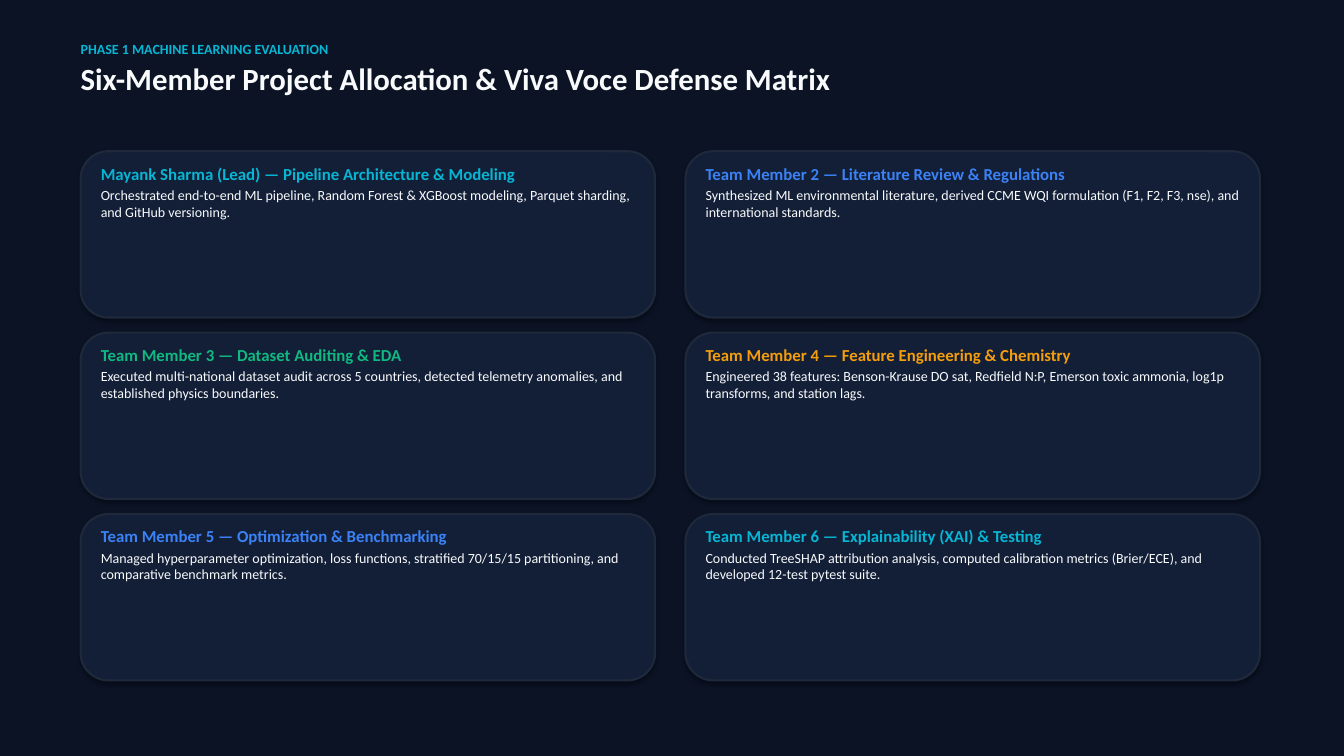
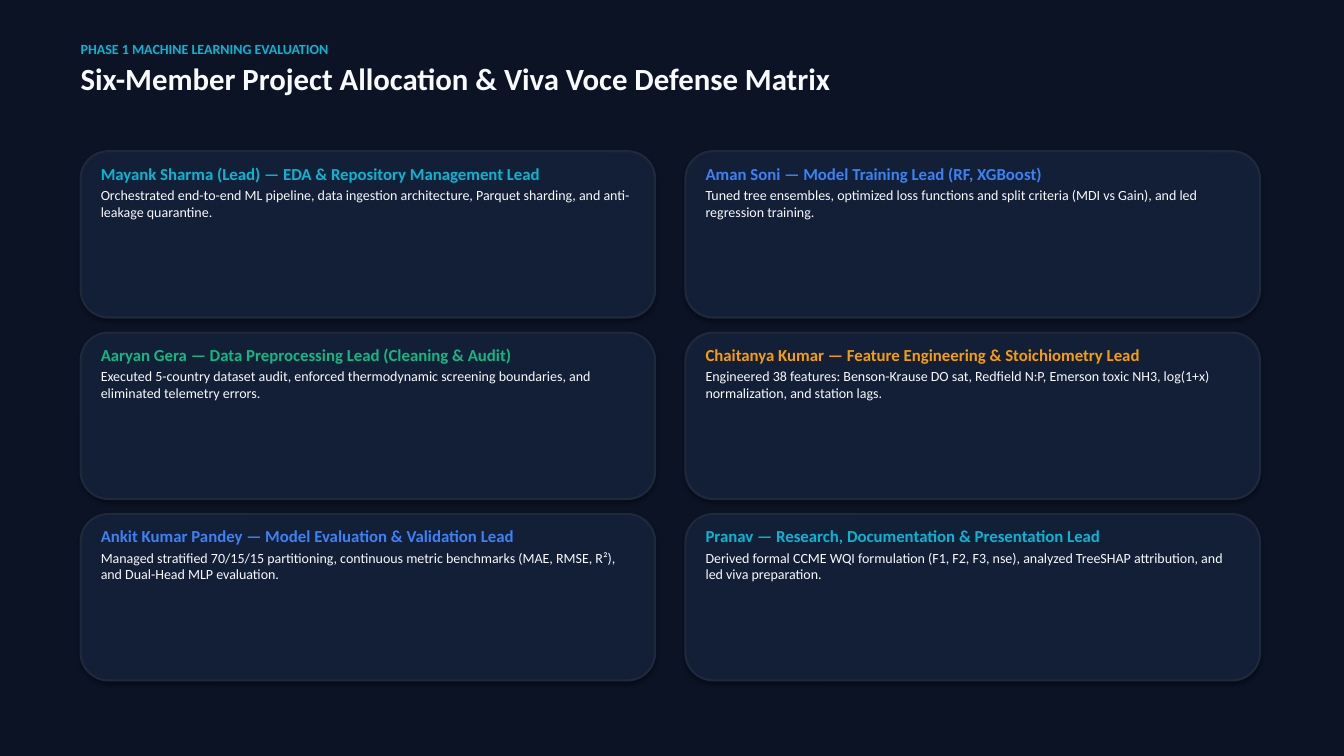
Before and after one commit to Amansoni045/Semester_5_AML_DL, a slide deck: slide 14 of reports/Project_Presentation.pptx. Drawn at 1344x756 pixels with LibreOffice and Linux fonts; fonts in the diff are those of the drawing. Boxes give left, top, right and bottom in pixels: in the first picture for what was removed or moved away, otherwise in the second. Text is boxed around its words. In the diff, an @@ line names an element or a change of style, - is before the commit and + after.

Commit message:
docs: finalize 6-member team attribution, sync Project_Report.pdf and add to final/

```diff
--- a/reports/Project_Presentation.pptx
+++ b/reports/Project_Presentation.pptx
@@ text at (x1=101, y1=168, x2=630, y2=220): text changed @@
-Mayank Sharma (Lead) — Pipeline Architecture & Modeling
-Orchestrated end-to-end ML pipeline, Random Forest & XGBoost modeling, Parquet sharding, and GitHub versioning.
+Mayank Sharma (Lead) — EDA & Repository Management Lead
+Orchestrated end-to-end ML pipeline, data ingestion architecture, Parquet sharding, and anti-leakage quarantine.
@@ text at (x1=706, y1=167, x2=1198, y2=220): text changed @@
-Team Member 2 — Literature Review & Regulations
-Synthesized ML environmental literature, derived CCME WQI formulation (F1, F2, F3, nse), and international standards.
+Aman Soni — Model Training Lead (RF, XGBoost)
+Tuned tree ensembles, optimized loss functions and split criteria (MDI vs Gain), and led regression training.
@@ text at (x1=101, y1=349, x2=590, y2=401): text changed @@
-Team Member 3 — Dataset Auditing & EDA
-Executed multi-national dataset audit across 5 countries, detected telemetry anomalies, and established physics boundaries.
+Aaryan Gera — Data Preprocessing Lead (Cleaning & Audit)
+Executed 5-country dataset audit, enforced thermodynamic screening boundaries, and eliminated telemetry errors.
@@ text at (x1=706, y1=349, x2=1210, y2=401): text changed @@
-Team Member 4 — Feature Engineering & Chemistry
-Engineered 38 features: Benson-Krause DO sat, Redfield N:P, Emerson toxic ammonia, log1p transforms, and station lags.
+Chaitanya Kumar — Feature Engineering & Stoichiometry Lead
+Engineered 38 features: Benson-Krause DO sat, Redfield N:P, Emerson toxic NH3, log(1+x) normalization, and station lags.
@@ text at (x1=101, y1=530, x2=615, y2=579): text changed @@
-Team Member 5 — Optimization & Benchmarking
-Managed hyperparameter optimization, loss functions, stratified 70/15/15 partitioning, and comparative benchmark metrics.
+Ankit Kumar Pandey — Model Evaluation & Validation Lead
+Managed stratified 70/15/15 partitioning, continuous metric benchmarks (MAE, RMSE, R²), and Dual-Head MLP evaluation.
@@ text at (x1=706, y1=530, x2=1222, y2=581): text changed @@
-Team Member 6 — Explainability (XAI) & Testing
-Conducted TreeSHAP attribution analysis, computed calibration metrics (Brier/ECE), and developed 12-test pytest suite.
+Pranav — Research, Documentation & Presentation Lead
+Derived formal CCME WQI formulation (F1, F2, F3, nse), analyzed TreeSHAP attribution, and led viva preparation.
```
Also in this commit, not shown: 1 other slide changed, 14 other files.
